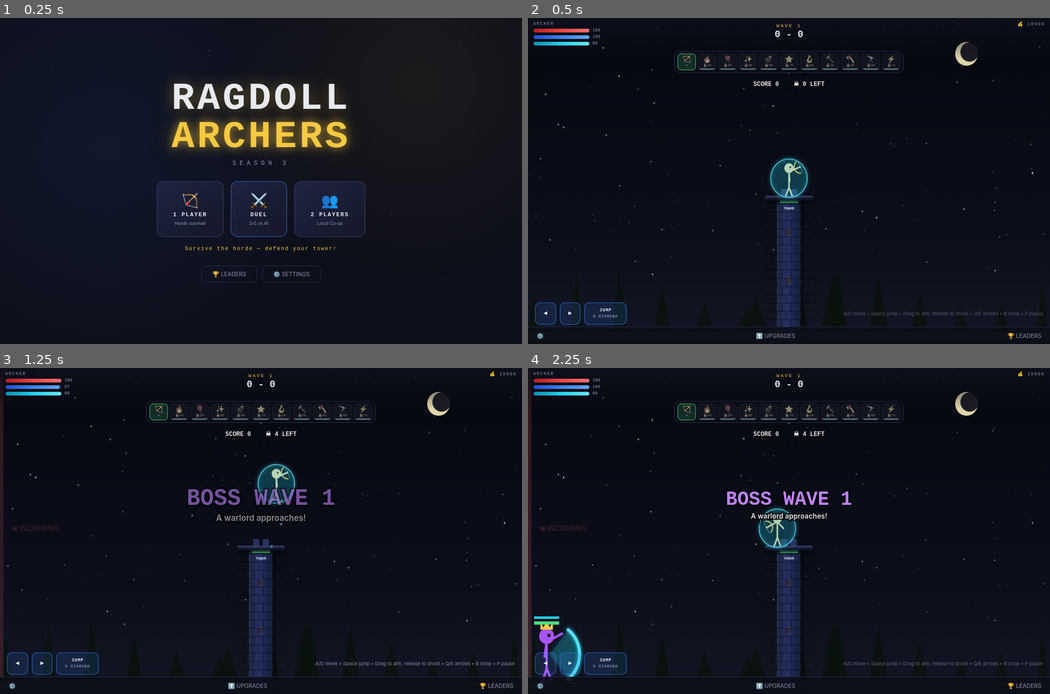
Above: before the commit, frames 1-4 (two rows, left to right).
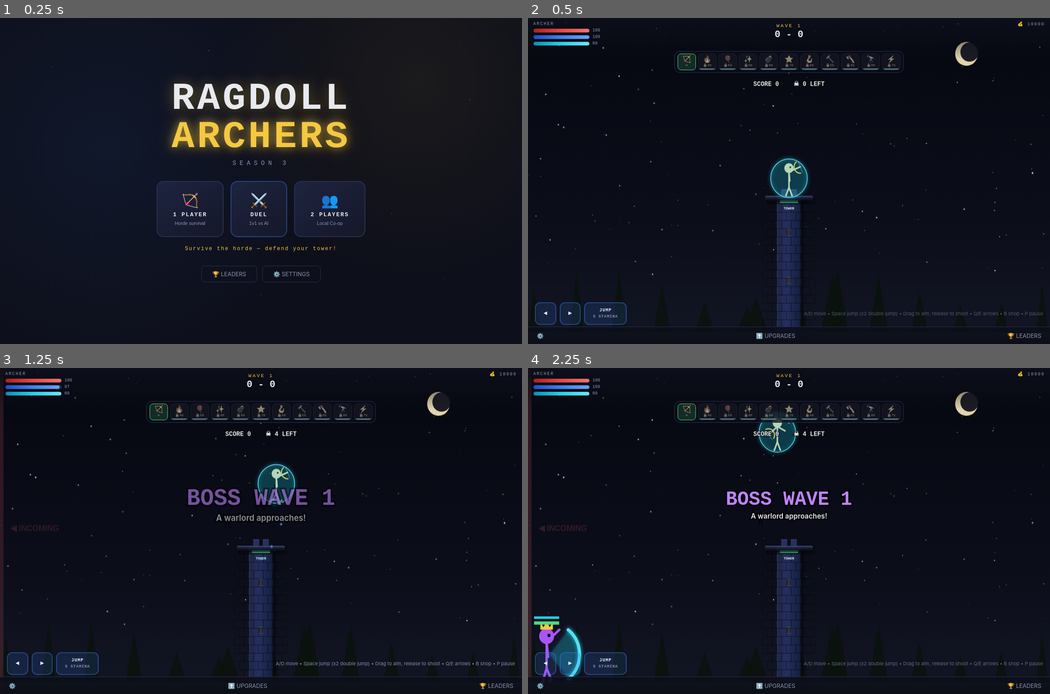
Above: after the commit, the same moments.

Repository: ismail-lsdevmain/Ragdoll-Game-by-Mason
Game: browser game, page index.html
Same seed, same stepped clock (60 frames per second), same inputs: the game is played once before the commit and once after it.
Inputs:
- Up to frame 1 (0.25 s): no input
- Up to frame 2 (0.5 s): click "🏹 1 PLAYER Horde survival" at 0.27 s
- Up to frame 3 (1.25 s): hold Right from 1.03 s (still down); tap Space at 1.1 s
- Up to frame 4 (2.25 s): release Right at 1.53 s; hold Down 1.58-1.85 s; tap Space at 1.6, 2.1 s; hold Left from 1.9 s (still down); click "JUMP 5 STAMINA" at 2.02 s

Frame 1 is identical in both runs. In frame 2, less than 0.1% of the frame differs, in the area x 52-71%, y 90-92%; in frame 3, 0.1%; in frame 4, 1.4%, in the area x 2-85%, y 15-92%.

Commit message:
Add double jump mechanic on double press space

Diff:
--- a/game.js
+++ b/game.js
@@ -160,6 +160,8 @@
     this.vx = 0; this.vy = 0;
     this.w = 22; this.h = 64;
     this.onGround = false;
+    this.jumpCount = 0;
+    this.maxJumps  = 2;
 
     this.joints  = this._buildJoints();
     this.isAiming = false;
@@ -200,12 +202,23 @@
   }
 
   jump() {
-    if (!this.onGround || this.stamina < 5 || this.isDead) return;
-    this.vy = -13.5;
-    this.stamina -= 5;
-    this.onGround = false;
-    spawnParticles(this.x, this.y + this.h/2, '#60a5fa', 4);
-    playSound('jump');
+    if (this.isDead || this.stamina < 5) return;
+    if (this.onGround) {
+      this.jumpCount = 1;
+      this.vy = -13.5;
+      this.stamina -= 5;
+      this.onGround = false;
+      spawnParticles(this.x, this.y + this.h/2, '#60a5fa', 5);
+      playSound('jump');
+    } else if (this.jumpCount < this.maxJumps) {
+      this.jumpCount = this.maxJumps;
+      this.vy = -12.5;
+      this.stamina -= 5;
+      spawnParticles(this.x, this.y + this.h/2, '#38bdf8', 10);
+      spawnParticles(this.x, this.y + this.h/2 - 8, '#ffffff', 6);
+      floatText(this.x, this.y - 45, 'DOUBLE JUMP!', '#38bdf8', 12);
+      playSound('doublejump');
+    }
   }
 
   takeDamage(amount, srcX, pierce) {
@@ -299,6 +312,7 @@
           this.y = p.y - this.h/2;
           if (this.vy > 0) { this.vy *= -BOUNCE; if (Math.abs(this.vy)<1) this.vy=0; }
           this.onGround = true;
+          this.jumpCount = 0;
         }
       }
     }
@@ -550,6 +564,7 @@
           this.y = plat.y - this.h/2;
           if (this.vy>0) { this.vy*=-BOUNCE; if(Math.abs(this.vy)<1) this.vy=0; }
           this.onGround = true;
+          this.jumpCount = 0;
         }
       }
     }
@@ -2122,6 +2137,11 @@
         osc.frequency.exponentialRampToValueAtTime(480,now+0.12);
         gain.gain.setValueAtTime(0.08,now); gain.gain.exponentialRampToValueAtTime(0.001,now+0.12);
         osc.start(now); osc.stop(now+0.12); break;
+      case 'doublejump':
+        osc.type='triangle'; osc.frequency.setValueAtTime(320,now);
+        osc.frequency.exponentialRampToValueAtTime(640,now+0.14);
+        gain.gain.setValueAtTime(0.11,now); gain.gain.exponentialRampToValueAtTime(0.001,now+0.14);
+        osc.start(now); osc.stop(now+0.14); break;
       case 'death':
         osc.type='sawtooth'; osc.frequency.setValueAtTime(180,now);
         osc.frequency.exponentialRampToValueAtTime(25,now+0.7);
@@ -2886,9 +2906,9 @@
   if(!hint) return;
   hint.style.color='';
   hint.textContent =
-    STATE.mode==='1player' ? 'A/D move • Space jump • Drag to aim, release to shoot • Q/E arrows • B shop • P pause' :
-    STATE.mode==='2player' ? 'P1: A/D + W  •  P2: ←/→ + ↑  •  Drag on your half to aim, release to shoot' :
-                             'A/D move • Space jump • Drag to aim, release to shoot • Q/E arrows • P pause';
+    STATE.mode==='1player' ? 'A/D move • Space jump (x2 double jump) • Drag to aim, release to shoot • Q/E arrows • B shop • P pause' :
+    STATE.mode==='2player' ? 'P1: A/D + W (x2 double jump)  •  P2: ←/→ + ↑  •  Drag on your half to aim, release to shoot' :
+                             'A/D move • Space jump (x2 double jump) • Drag to aim, release to shoot • Q/E arrows • P pause';
 }
 
 function revivePlayer(p){
